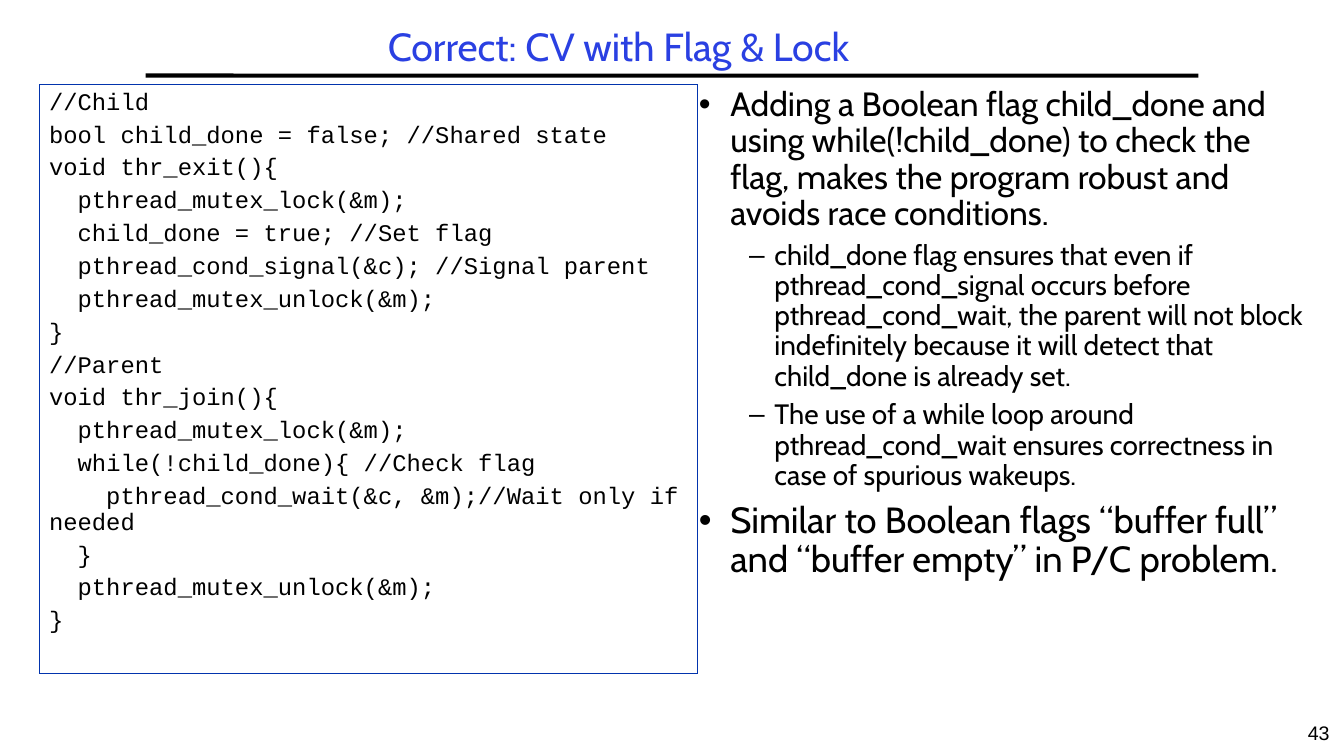
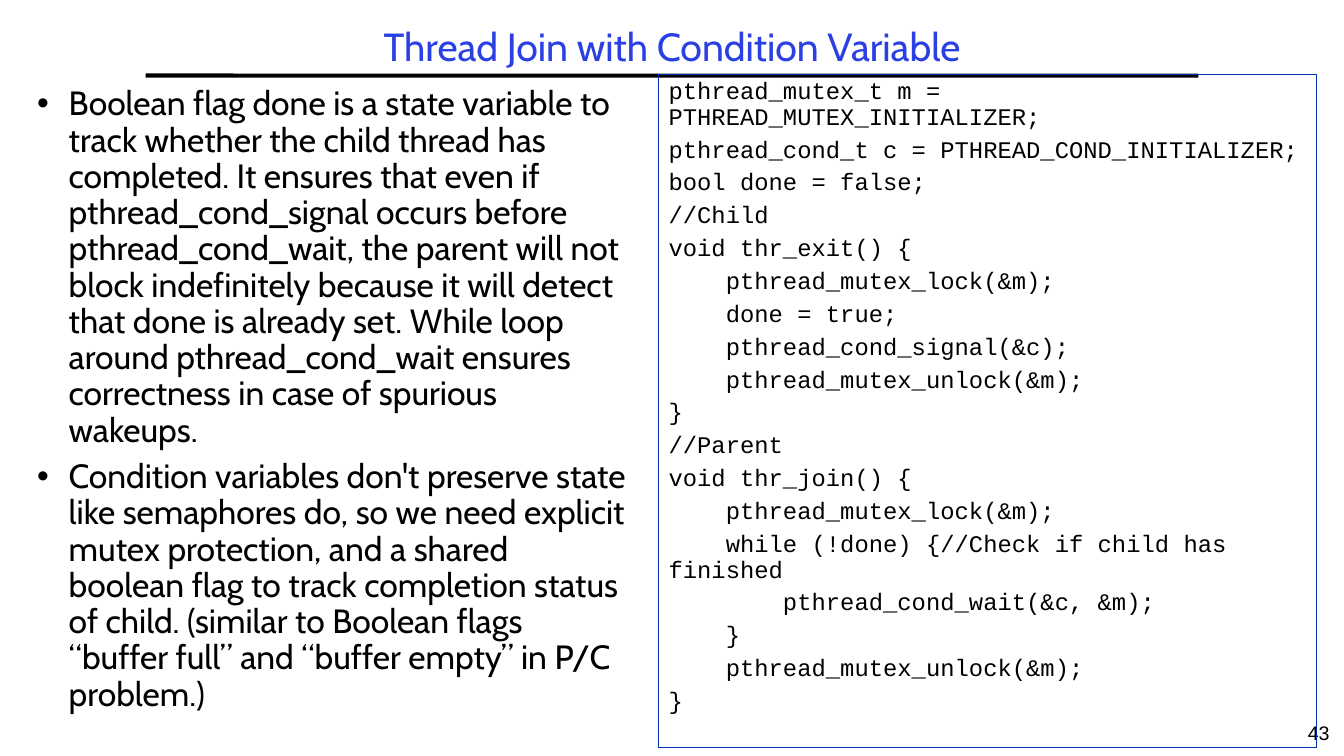
Before and after one commit to guhofstra/CSC256Fa25, a slide deck: slide 43 of PPTs/L3-Synchronization.pptx. Drawn at 1344x756 pixels with LibreOffice and Linux fonts; fonts in the diff are those of the drawing. Boxes give left, top, right and bottom in pixels: in the first picture for what was removed or moved away, otherwise in the second. Text is boxed around its words. In the diff, an @@ line names an element or a change of style, - is before the commit and + after.

```diff
--- a/PPTs/L3-Synchronization.pptx
+++ b/PPTs/L3-Synchronization.pptx
@@ title at [384,31,960,68]: text changed @@
-Correct: CV with Flag & Lock
+Thread Join with Condition Variable
@@ text at [69,89,625,714]: text changed; size 20 to 24 pt @@
-• Adding a Boolean flag child_done and using while(!child_done) to check the flag, makes the program robust and avoids race conditions.
-  – child_done flag ensures that even if pthread_cond_signal occurs before pthread_cond_wait, the parent will not block indefinitely because it will detect that child_done is already set.
-  – The use of a while loop around pthread_cond_wait ensures correctness in case of spurious wakeups.
-• Similar to Boolean flags “buffer full” and “buffer empty” in P/C problem.
+• Boolean flag done is a state variable to track whether the child thread has completed. It ensures that even if pthread_cond_signal occurs before pthread_cond_wait, the parent will not block indefinitely because it will detect that done is already set. While loop around pthread_cond_wait ensures correctness in case of spurious wakeups.
+• Condition variables don't preserve state like semaphores do, so we need explicit mutex protection, and a shared boolean flag to track completion status of child. (similar to Boolean flags “buffer full” and “buffer empty” in P/C problem.)
@@ rectangle "pthread_mutex_t m = PTHREAD_MUTEX_INITIALIZER;": place and size @@
-rectangle "pthread_mutex_t m = PTHREAD_MUTEX_INITIALIZER;" at [39,85,698,674]
+rectangle "pthread_mutex_t m = PTHREAD_MUTEX_INITIALIZER;" at [658,75,1317,748]
@@ text in rectangle at [669,82,1298,195]: paragraphs added @@
+pthread_mutex_t m = PTHREAD_MUTEX_INITIALIZER;
+pthread_cond_t c = PTHREAD_COND_INITIALIZER;
+bool done = false;
@@ text in rectangle at [669,239,883,261]: text changed @@
-bool child_done = false; //Shared state
-void thr_exit(){
+void thr_exit() {
@@ text in rectangle at [726,305,1069,360]: text changed @@
-child_done = true; //Set flag
-pthread_cond_signal(&c); //Signal parent
+done = true;
+pthread_cond_signal(&c);
@@ text in rectangle at [669,469,883,491]: spaces changed @@
-void thr_join(){
+void thr_join() {
@@ text in rectangle at [669,535,1227,615]: text changed @@
-while(!child_done){ //Check flag
-pthread_cond_wait(&c, &m);//Wait only if needed
+while (!done) {//Check if child has finished
+pthread_cond_wait(&c, &m);
```
Also in this commit, not shown: 13 other slides changed, 5 slides added, 2 slides removed, 8 other files.
